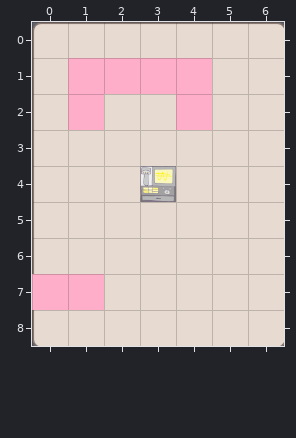
One commit to this Tiled map: HungryGame/proj.win32/map/21.tmx. This is how it looked before the edit.
Cells are 60x60 px. Shown: x 0..6, y 0..8.
Once edited:
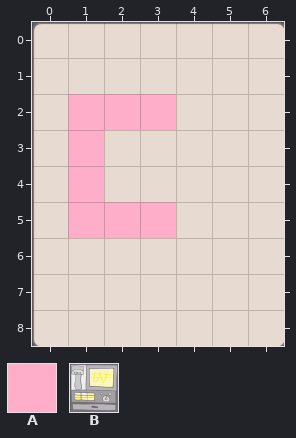
Key: from "metaset1": A 0; from "wall": B 0.
_ is an empty cell, # one hidden under a higher layer.
Difference:
Layer "wall":
y 1: x 1..4 #### -> ____
y 2: x 4 # -> _
y 4: x 3 B -> _
y 7: x 0..1 ## -> __
Layer "Items":
y 1: x 1..4 AAAA -> ____
y 2: x 2..4 __A -> AA_
y 3..4: x 1 _ -> A
y 5: x 1..3 ___ -> AAA
y 7: x 0..1 AA -> __
Pixel boxes of the changes (left, top, right, bottom) in both pictures:
changed: (68, 58, 212, 238)
removed: (32, 274, 104, 310)
